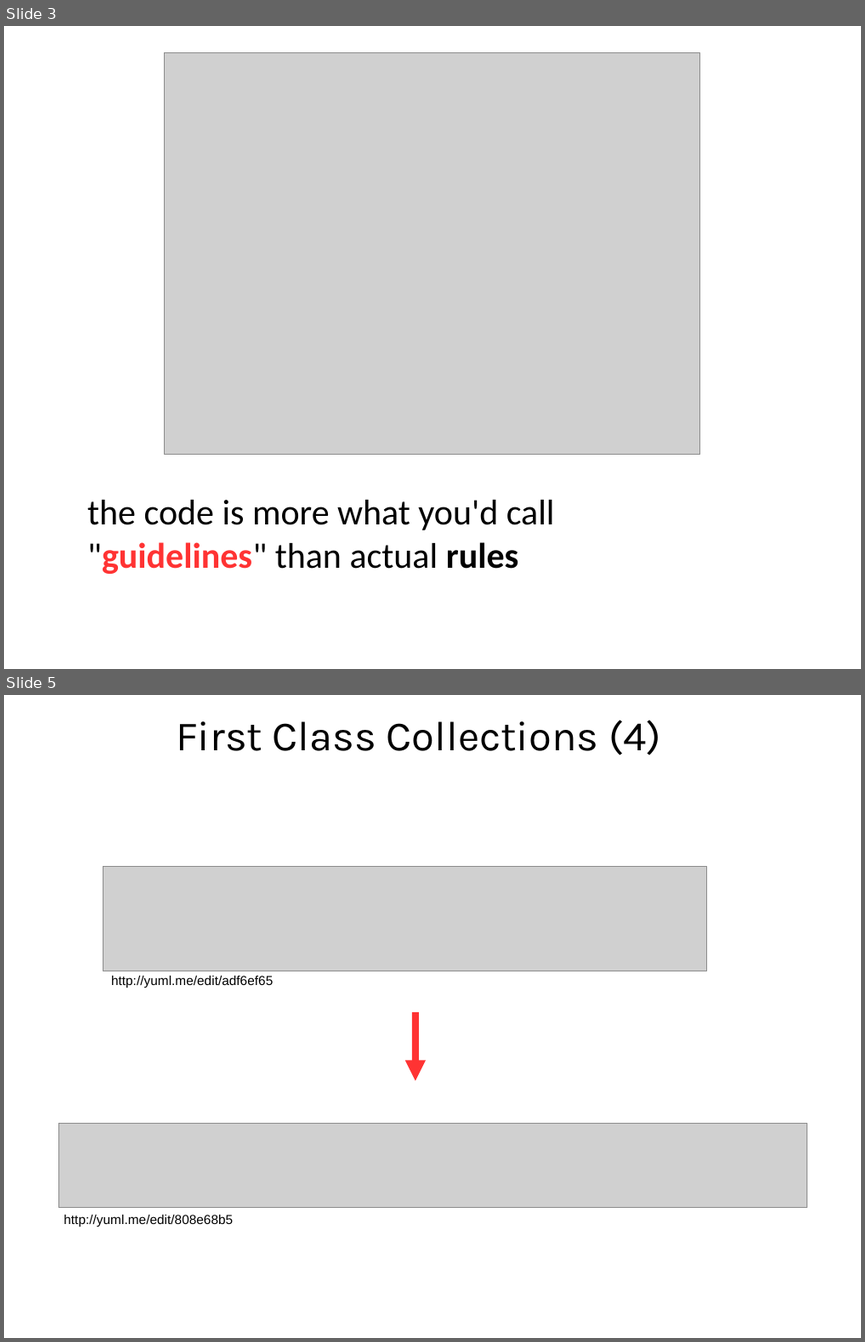
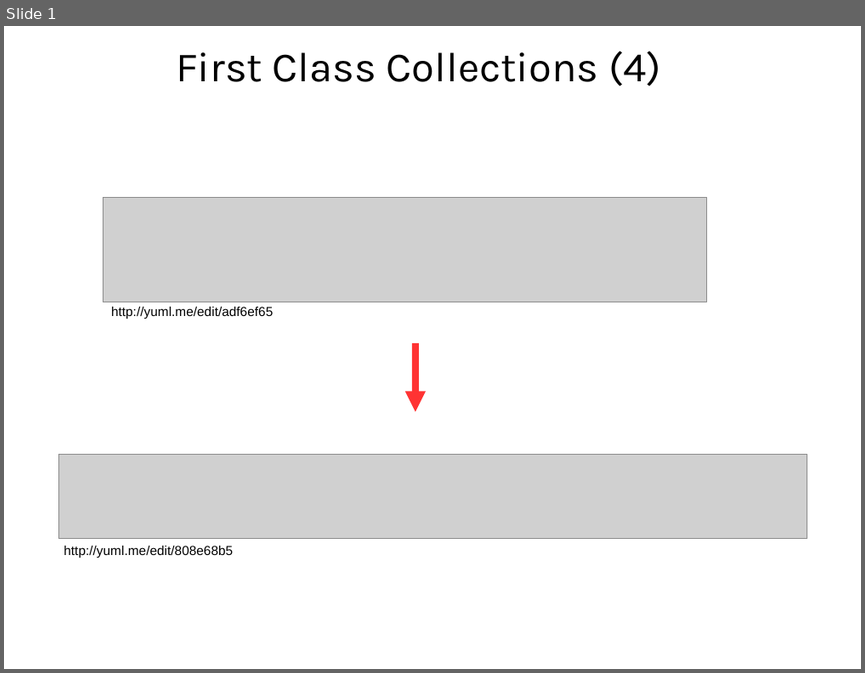
Before and after one commit to wolframkriesing/oop-2016-es6-coderetreat, a slide deck: stuff_we_could_use/04 Object Callisthenics.odp. Shown one above the other, each under a label of ours: slides 3 and 5 before the commit, slide 1 after it; the slides between them are not shown. The pictures are 865x1342 and 865x673 pixels, drawn with LibreOffice and Linux fonts; fonts in the diff are those of the drawing; grey boxes stand for pictures; background and template pictures are left out. Boxes give left, top, right and bottom in pixels: in the first picture for what was removed or moved away, otherwise in the second. Text is boxed around its words. In the diff, an @@ line names an element or a change of style, - is before the commit and + after.

Commit message:
add Session: Constrain No Primitives
 * general cleanup
 * separate folders for handouts & export
 * ES6 class examples
 * No Prims Constraint in Slides: Image & Rules

```diff
--- a/stuff_we_could_use/04 Object Callisthenics.odp
+++ b/stuff_we_could_use/04 Object Callisthenics.odp
@@ slide 3 removed at [4,26,861,669], background picture (left out) @@
@@ picture removed at [166,52,701,454] @@
@@ text removed at [87,499,555,573] @@
-the code is more what you'd call
-"guidelines" than actual rules
@@ what was slide 5 is now slide 1 @@
```
Also in this commit, not shown: 3 other slides removed, 12 other files.
